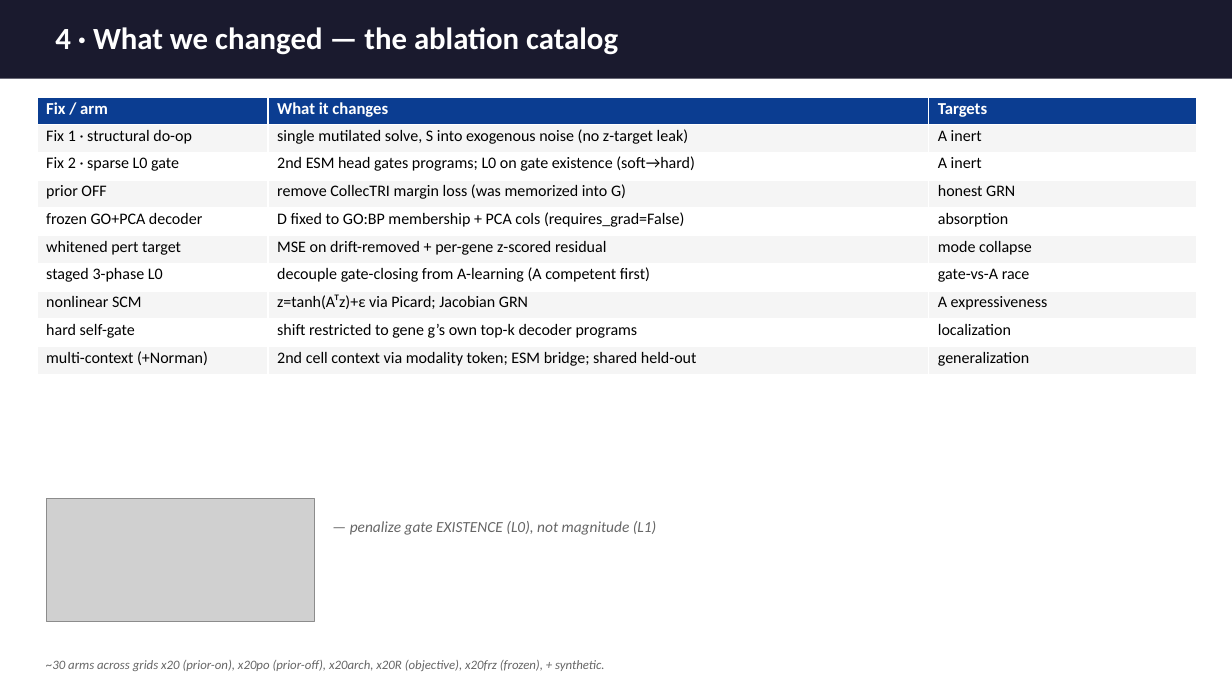
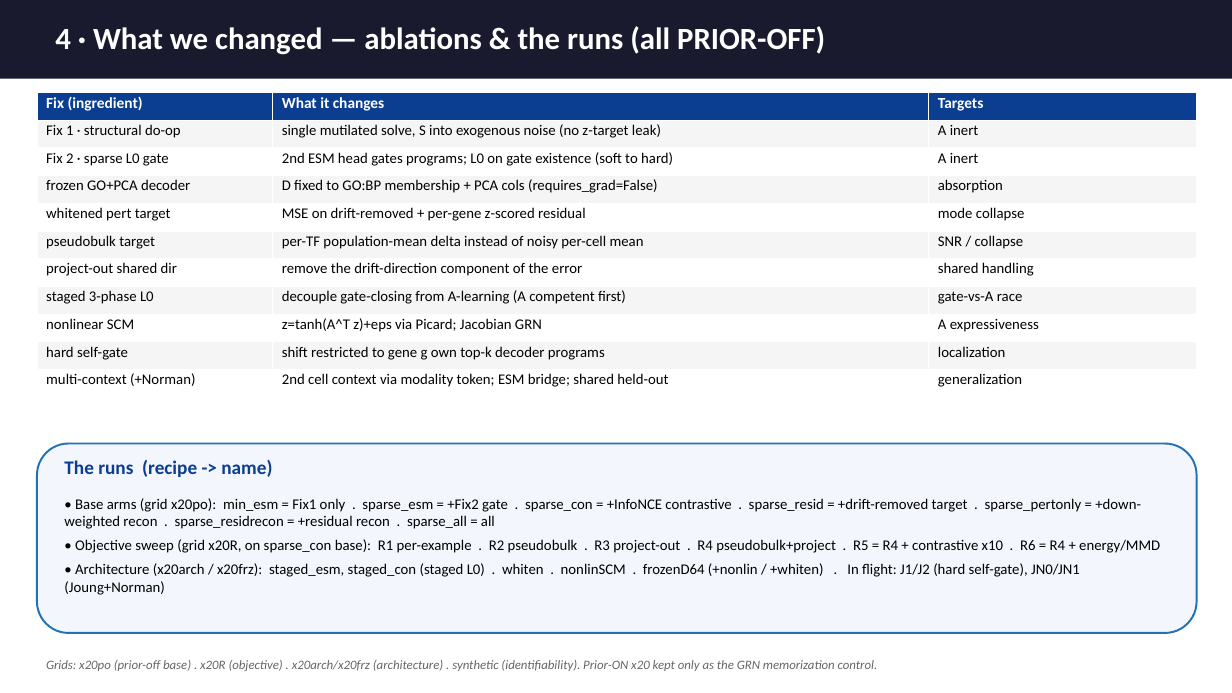
Before and after one commit to goodarzilab/scCausalRL, a slide deck: slide 4 of slides/exp20_load_bearing.pptx. Drawn at 1232x693 pixels with LibreOffice and Linux fonts; fonts in the diff are those of the drawing; grey boxes stand for pictures. Boxes give left, top, right and bottom in pixels: in the first picture for what was removed or moved away, otherwise in the second. Text is boxed around its words. In the diff, an @@ line names an element or a change of style, - is before the commit and + after.

Commit message:
slides+figures: prior-off ONLY — fig1 (all prior-off, clean legend, whiten fixed), fig3 (prior-off probe values), fig4 (prior-off bars + prior-ON memorization reference line); slide 4 adds run-name recipe map (base/R/arch grids) under the ablation table; consistent prior-off framing

```diff
--- a/slides/exp20_load_bearing.pptx
+++ b/slides/exp20_load_bearing.pptx
@@ text at [55, 26, 825, 55]: text changed @@
-4 · What we changed — the ablation catalog
+4 · What we changed — ablations & the runs (all PRIOR-OFF)
@@ table at [37, 92, 1197, 397] @@
-row 1, column 1: Fix / arm
+row 1, column 1: Fix (ingredient)
-row 3: Fix 2 · sparse L0 gate | 2nd ESM head gates programs; L0 on gate existence (soft→hard) | A inert
-row 4: prior OFF | remove CollecTRI margin loss (was memorized into G) | honest GRN
+row 3: Fix 2 · sparse L0 gate | 2nd ESM head gates programs; L0 on gate existence (soft to hard) | A inert
+row 6: pseudobulk target | per-TF population-mean delta instead of noisy per-cell mean | SNR / collapse
+row 7: project-out shared dir | remove the drift-direction component of the error | shared handling
-row 9, column 2: z=tanh(Aᵀz)+ε via Picard; Jacobian GRN
+row 9, column 2: z=tanh(A^T z)+eps via Picard; Jacobian GRN
-row 10, column 2: shift restricted to gene g’s own top-k decoder programs
+row 10, column 2: shift restricted to gene g own top-k decoder programs
@@ table: place and size @@
-table at [37, 97, 1197, 374]
+table at [37, 92, 1197, 397]
@@ rounded rectangle added at [37, 444, 1197, 633], fill #F3F6FC, outline #2171B5 1.5 pt @@
@@ text at [64, 460, 272, 477]: text changed; size 12 to 15 pt; text colour #666666 to #0B3D91; bold on; italic off @@
-— penalize gate EXISTENCE (L0), not magnitude (L1)
+The runs (recipe -> name)
@@ picture removed at [46, 499, 314, 622] @@
@@ text added at [64, 498, 1160, 595], 11.5 pt, text #000000 @@
+• Base arms (grid x20po): min_esm = Fix1 only . sparse_esm = +Fix2 gate . sparse_con = +InfoNCE contrastive . sparse_resid = +drift-removed target . sparse_pertonly = +down-weighted recon . sparse_residrecon = +residual recon . sparse_all = all
+• Objective sweep (grid x20R, on sparse_con base): R1 per-example . R2 pseudobulk . R3 project-out . R4 pseudobulk+project . R5 = R4 + contrastive x10 . R6 = R4 + energy/MMD
+• Architecture (x20arch / x20frz): staged_esm, staged_con (staged L0) . whiten . nonlinSCM . frozenD64 (+nonlin / +whiten) . In flight: J1/J2 (hard self-gate), JN0/JN1 (Joung+Norman)
@@ text at [46, 660, 878, 671]: text changed @@
-~30 arms across grids x20 (prior-on), x20po (prior-off), x20arch, x20R (objective), x20frz (frozen), + synthetic.
+Grids: x20po (prior-off base) . x20R (objective) . x20arch/x20frz (architecture) . synthetic (identifiability). Prior-ON x20 kept only as the GRN memorization control.
```
Also in this commit, not shown: 5 other files.
